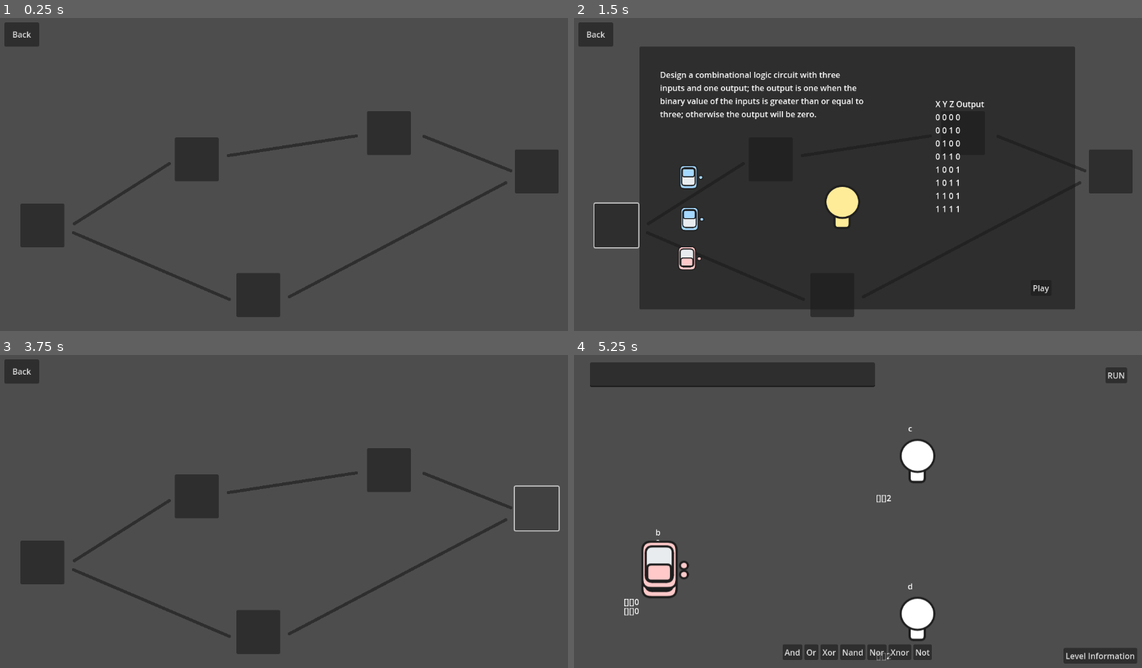
Above: before the commit, frames 1-4 (two rows, left to right).
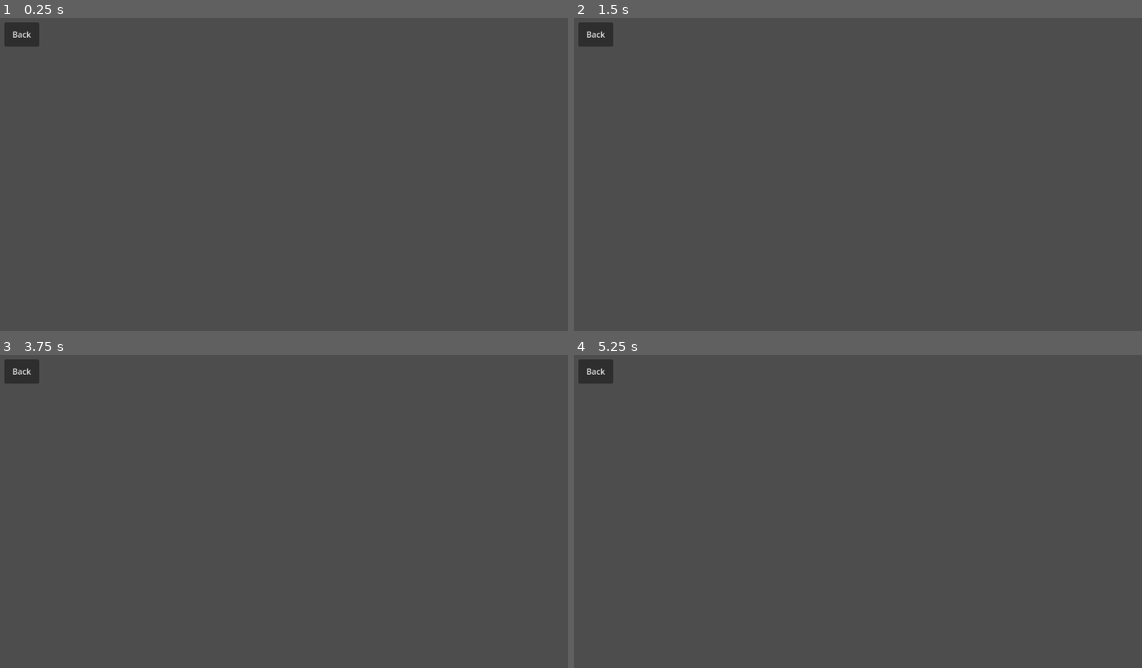
Above: after the commit, the same moments.

Repository: sininen-blue/logic-gate-tesseract
Game: Godot game, scene res://ui/level_select.tscn
Two runs of this game, one before a commit and one after it. Both use one fixed random seed, a clock stepped at 60 frames per second and the inputs below. This scene is started directly instead of the project's main scene.
Inputs (mouse positions are in pixels of both pictures, inside the frame that each line leads up to):
- Up to frame 1 (0.25 s): no input
- Up to frame 2 (1.5 s): click (613, 224) at 0.52 s; click (772, 158) at 1.27 s
- Up to frame 3 (3.75 s): click (255, 633) at 2.02 s; click (386, 470) at 2.77 s; click (533, 508) at 3.52 s
- Up to frame 4 (5.25 s): click (613, 561) at 4.27 s; click (1039, 624) at 5 s, where only the run before the commit has a clickable "Play"

The runs differ from the first frame. In frame 1, 6.5% of the frame differs, in the area x 3-99%, y 29-96%; in frame 2, 66%, in the area x 3-99%, y 9-96%; in frame 3, 5.6%; in frame 4, 8.3%.

Commit message:
stage generation complete, level generation start

Diff:
--- a/simulation/data_manager.gd
+++ b/simulation/data_manager.gd
@@ -1,3 +1,4 @@
 extends Node
 
-var current_stage : String
+## TODO NOTE: this is a debug default value, remove after
+var current_stage : DirAccess = DirAccess.open("res://levels/basic_concepts")
--- /dev/null
+++ b/ui/components/level_button.gd
@@ -0,0 +1,6 @@
+extends Button
+
+var level_data : JSON
+#var is_completed NOTE: might not be needed
+
+# when pressed go to level
--- /dev/null
+++ b/ui/components/level_button.tscn
@@ -0,0 +1,8 @@
+[gd_scene load_steps=2 format=3 uid="uid://ckh2s38lodfvg"]
+
+[ext_resource type="Script" path="res://ui/components/level_button.gd" id="1_v6kvq"]
+
+[node name="LevelButton" type="Button"]
+offset_right = 120.0
+offset_bottom = 120.0
+script = ExtResource("1_v6kvq")
--- a/ui/components/stage_panel.gd
+++ b/ui/components/stage_panel.gd
@@ -1,8 +1,10 @@
 extends Panel
 
+@export var level_scene : PackedScene
 @export var title : String
 @export var current_level : int
 @export var max_level : int
+var dir : DirAccess
 
 func _ready() -> void:
 	$StageLabel.text = title
@@ -11,4 +13,5 @@
 
 
 func play_level() -> void:
-	get_tree().change_scene_to_file("res://ui/level_select.tscn")
+	DataManager.current_stage = dir
+	get_tree().change_scene_to_packed(level_scene)
--- a/ui/components/stage_panel.tscn
+++ b/ui/components/stage_panel.tscn
@@ -1,10 +1,12 @@
-[gd_scene load_steps=2 format=3 uid="uid://cj2adegb284b8"]
+[gd_scene load_steps=3 format=3 uid="uid://cj2adegb284b8"]
 
 [ext_resource type="Script" path="res://ui/components/stage_panel.gd" id="1_dwvly"]
+[ext_resource type="PackedScene" uid="uid://yrih2e5sant0" path="res://ui/level_select.tscn" id="2_lx8lr"]
 
 [node name="StagePanel" type="Panel"]
 custom_minimum_size = Vector2(242, 87)
 script = ExtResource("1_dwvly")
+level_scene = ExtResource("2_lx8lr")
 
 [node name="StageLabel" type="Label" parent="."]
 layout_mode = 0
--- a/ui/level_select.gd
+++ b/ui/level_select.gd
@@ -1,19 +1,8 @@
 extends Control
+
+var stage_dir : DirAccess = DataManager.current_stage
 
 
 func _ready() -> void:
-	$LevelButton.pressed.connect(_on_button_pressed)
-	$LevelButton2.pressed.connect(_on_button_pressed)
-	$LevelButton3.pressed.connect(_on_button_pressed)
-	$LevelButton4.pressed.connect(_on_button_pressed)
-	$LevelButton5.pressed.connect(_on_button_pressed)
-
-	$LevelInfo/Button.pressed.connect(_on_button_pressed2)
-
-	$Back.pressed.connect(get_tree().change_scene_to_file.bind("res://ui/stage_select.tscn"))
-
-func _on_button_pressed() -> void:
-	$LevelInfo.visible = !$LevelInfo.visible
-
-func _on_button_pressed2() -> void:
-	get_tree().change_scene_to_file("res://simulation/simulation.tscn")
+	for level in stage_dir.get_files():
+		print(level)
--- a/ui/level_select.tscn
+++ b/ui/level_select.tscn
@@ -14,85 +14,6 @@
 grow_vertical = 2
 script = ExtResource("1_6kh77")
 metadata/_edit_lock_ = true
-
-[node name="Line2D" type="Line2D" parent="."]
-points = PackedVector2Array(162, 415, 350, 296)
-width = 6.0
-default_color = Color(0.180392, 0.180392, 0.180392, 1)
-joint_mode = 2
-begin_cap_mode = 2
-end_cap_mode = 2
-
-[node name="Line2D2" type="Line2D" parent="."]
-position = Vector2(306, -121)
-points = PackedVector2Array(161, 401, 415, 362)
-width = 6.0
-default_color = Color(0.180392, 0.180392, 0.180392, 1)
-joint_mode = 2
-begin_cap_mode = 2
-end_cap_mode = 2
-
-[node name="Line2D3" type="Line2D" parent="."]
-position = Vector2(694, -159)
-points = PackedVector2Array(161, 401, 333, 469)
-width = 6.0
-default_color = Color(0.180392, 0.180392, 0.180392, 1)
-joint_mode = 2
-begin_cap_mode = 2
-end_cap_mode = 2
-
-[node name="Line2D4" type="Line2D" parent="."]
-position = Vector2(3, 33)
-points = PackedVector2Array(157, 400, 466, 532)
-width = 6.0
-default_color = Color(0.180392, 0.180392, 0.180392, 1)
-joint_mode = 2
-begin_cap_mode = 2
-end_cap_mode = 2
-
-[node name="Line2D5" type="Line2D" parent="."]
-position = Vector2(427, 159)
-points = PackedVector2Array(161, 401, 590, 175)
-width = 6.0
-default_color = Color(0.180392, 0.180392, 0.180392, 1)
-joint_mode = 2
-begin_cap_mode = 2
-end_cap_mode = 2
-
-[node name="LevelButton" type="Button" parent="."]
-layout_mode = 0
-offset_left = 55.0
-offset_top = 375.0
-offset_right = 142.0
-offset_bottom = 462.0
-
-[node name="LevelButton2" type="Button" parent="."]
-layout_mode = 0
-offset_left = 361.0
-offset_top = 244.0
-offset_right = 448.0
-offset_bottom = 331.0
-
-[node name="LevelButton3" type="Button" parent="."]
-layout_mode = 0
-offset_left = 483.0
-offset_top = 513.0
-offset_right = 570.0
-offset_bottom = 600.0
-
-[node name="LevelButton4" type="Button" parent="."]
-layout_mode = 0
-offset_left = 742.0
-offset_top = 192.0
-offset_right = 829.0
-offset_bottom = 279.0
-
-[node name="LevelButton5" type="Button" parent="."]
-layout_mode = 0
-offset_left = 1035.0
-offset_top = 268.0
-offset_right = 1122.0
-offset_bottom = 355.0
 
 [node name="LevelInfo" type="Panel" parent="."]
 visible = false
--- a/ui/stage_select.gd
+++ b/ui/stage_select.gd
@@ -13,4 +13,6 @@
 		stage_directory.change_dir(stage)
 		new_stage_panel.max_level = len(stage_directory.get_files())
 		stage_directory.change_dir("..")
+
+		new_stage_panel.dir = DirAccess.open("res://levels/"+stage)
 		$VBoxContainer.add_child(new_stage_panel)
